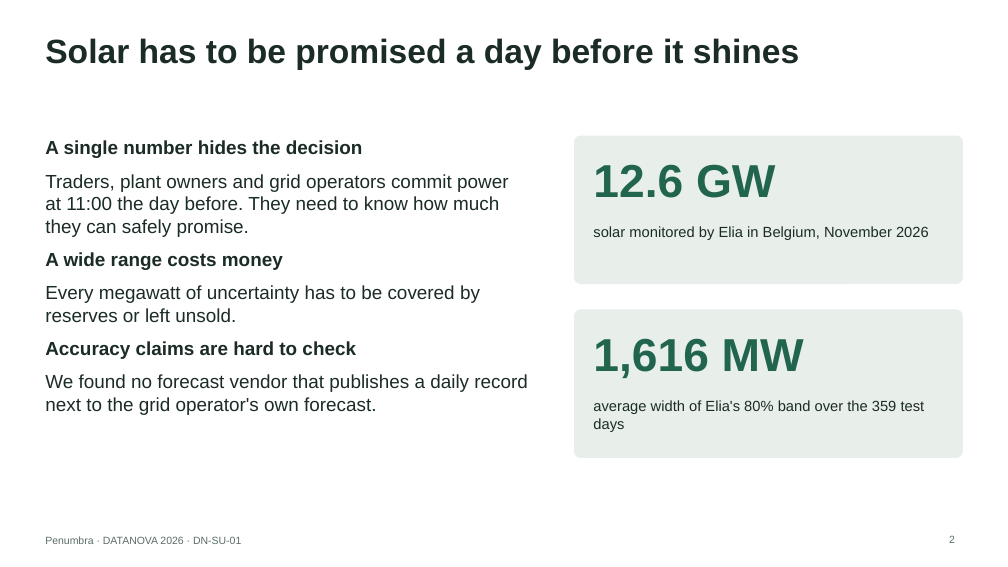
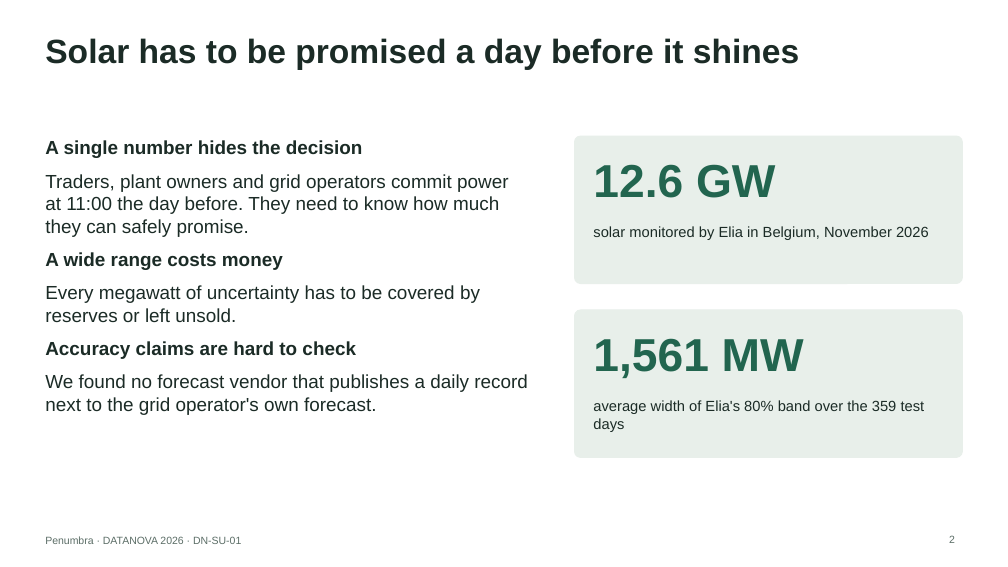
Before and after one commit to yy5652-hash/penumbra, a slide deck: slide 2 of site/Penumbra_DATANOVA_2026.pptx. Drawn at 1008x567 pixels with LibreOffice and Linux fonts; fonts in the diff are those of the drawing. Boxes give left, top, right and bottom in pixels: in the first picture for what was removed or moved away, otherwise in the second. Text is boxed around its words. In the diff, an @@ line names an element or a change of style, - is before the commit and + after.

```diff
--- a/site/Penumbra_DATANOVA_2026.pptx
+++ b/site/Penumbra_DATANOVA_2026.pptx
@@ text at [593,338,804,378]: text changed @@
-1,616 MW
+1,561 MW
```
Also in this commit, not shown: 7 other slides changed, 16 other files.
